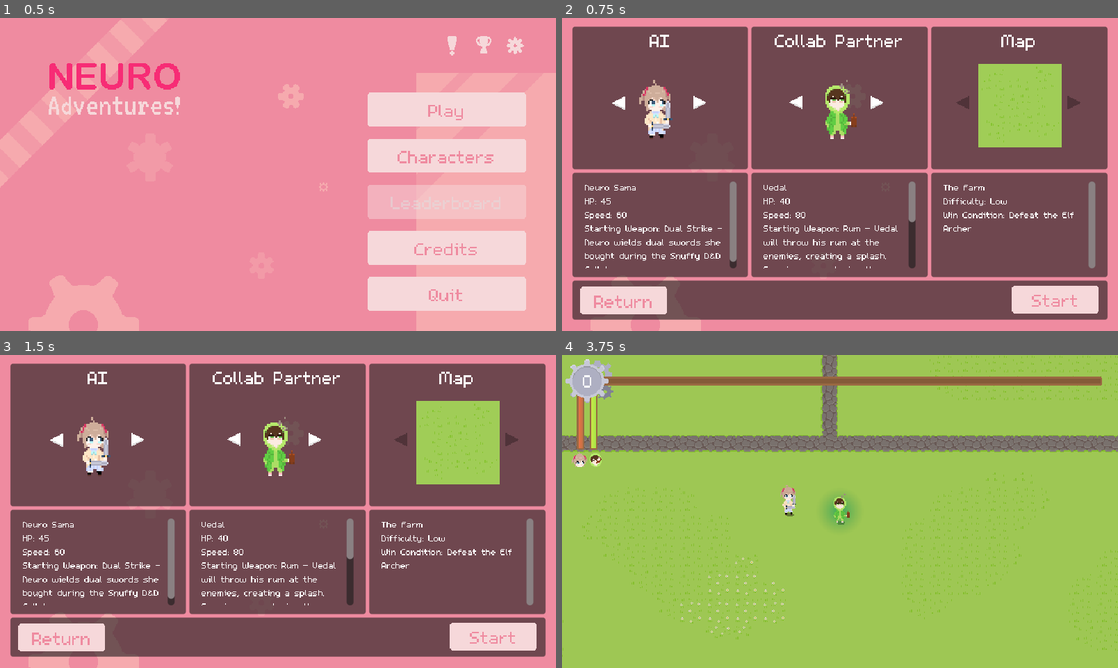
Above: before the commit, frames 1-4 (two rows, left to right).
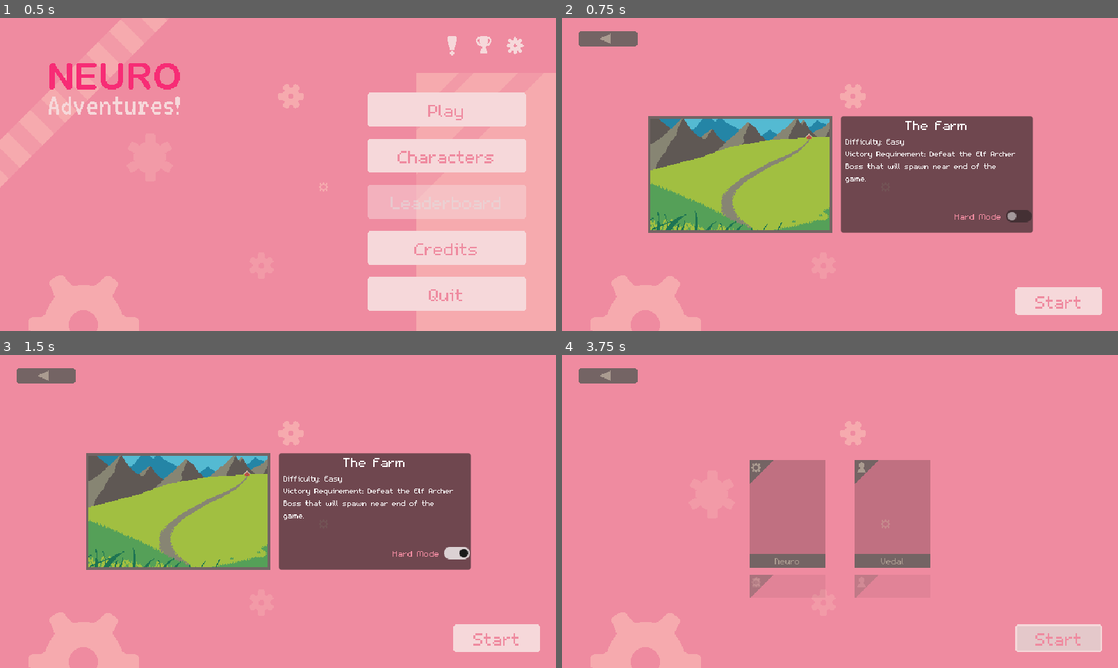
Above: after the commit, the same moments.

Repository: KotgeDev/Neuro-Adventures
Game: Godot game, scene res://scenes/ui/main_menu.tscn
Two runs of this game, one before a commit and one after it. Both use one fixed random seed, a clock stepped at 60 frames per second and the inputs below.
Inputs (mouse positions are in pixels of both pictures, inside the frame that each line leads up to; where the layout moved, square brackets give the same spot in the first picture):
- Up to frame 1 (0.5 s): no input
- Up to frame 2 (0.75 s): click "Play" at 0.5 s
- Up to frame 3 (1.5 s): click (372, 552) at 1.25 s, where only the run after the commit has a clickable "Hard Mode"
- Up to frame 4 (3.75 s): click (612, 376) [623, 636] at 2 s; click "Play" at 2.75 s; click "Start" at 3.5 s

Frame 1 is identical in both runs. In frame 2, 76% of the frame differs, in the area x 1-99%, y 2-97%; in frame 3, 76%; in frame 4, 100%, in the area x 0-100%, y 0-100%.
Error before the commit: Invalid access to property or key 'description' on a base object of type 'Resource (UpgradeResource)'. (res://scripts/upgrades/upgrade_manager.gd:41)

Commit message:
map menu

Diff:
--- a/project.godot
+++ b/project.godot
@@ -84,6 +84,12 @@
 "events": [Object(InputEventKey,"resource_local_to_scene":false,"resource_name":"","device":-1,"window_id":0,"alt_pressed":false,"shift_pressed":false,"ctrl_pressed":false,"meta_pressed":false,"pressed":false,"keycode":0,"physical_keycode":32,"key_label":0,"unicode":32,"echo":false,"script":null)
 ]
 }
+mouse_scroll={
+"deadzone": 0.5,
+"events": [Object(InputEventMouseButton,"resource_local_to_scene":false,"resource_name":"","device":-1,"window_id":0,"alt_pressed":false,"shift_pressed":false,"ctrl_pressed":false,"meta_pressed":false,"button_mask":0,"position":Vector2(0, 0),"global_position":Vector2(0, 0),"factor":1.0,"button_index":4,"canceled":false,"pressed":false,"double_click":false,"script":null)
+, Object(InputEventMouseButton,"resource_local_to_scene":false,"resource_name":"","device":-1,"window_id":0,"alt_pressed":false,"shift_pressed":false,"ctrl_pressed":false,"meta_pressed":false,"button_mask":16,"position":Vector2(127, 27),"global_position":Vector2(131, 68),"factor":1.0,"button_index":5,"canceled":false,"pressed":true,"double_click":false,"script":null)
+]
+}
 
 [layer_names]
 
--- a/scenes/ui/hud.tscn
+++ b/scenes/ui/hud.tscn
@@ -10,6 +10,8 @@
 [ext_resource type="Texture2D" uid="uid://bbm64wjax8o6h" path="res://assets/ui/exp_bar.png" id="7_0d2lw"]
 [ext_resource type="Texture2D" uid="uid://d2g70s3s7rt7t" path="res://assets/upgrades/upgrade_icon_placeholder.png" id="10_bqirj"]
 [ext_resource type="Script" path="res://scripts/ui/choice_ui_animation.gd" id="10_ki084"]
+[ext_resource type="StyleBox" uid="uid://bspcvalmxg40p" path="res://assets/themes/upgrade.tres" id="11_tdhkg"]
+[ext_resource type="StyleBox" uid="uid://dwibpkoqk5pkl" path="res://assets/themes/upgrade_hover.tres" id="12_4x88v"]
 [ext_resource type="Material" uid="uid://csxlxcwxw3h3v" path="res://assets/shaders/rainbow.tres" id="12_x3twt"]
 [ext_resource type="PackedScene" uid="uid://b6j6utnkndtjo" path="res://scenes/options/options_menu.tscn" id="13_dfp21"]
 [ext_resource type="PackedScene" uid="uid://d2avq1nqugasc" path="res://scenes/achievements/victory_achievements_display.tscn" id="15_hw7wa"]
@@ -261,6 +263,17 @@
 offset_right = 492.0
 offset_bottom = 140.0
 
+[node name="Button" type="Button" parent="UpgradeChoicePanel"]
+layout_mode = 1
+anchors_preset = 15
+anchor_right = 1.0
+anchor_bottom = 1.0
+grow_horizontal = 2
+grow_vertical = 2
+theme_override_styles/normal = ExtResource("11_tdhkg")
+theme_override_styles/hover = ExtResource("12_4x88v")
+theme_override_styles/pressed = ExtResource("12_4x88v")
+
 [node name="VBoxContainer" type="VBoxContainer" parent="UpgradeChoicePanel"]
 custom_minimum_size = Vector2(0, 65)
 layout_mode = 1
@@ -322,4 +335,5 @@
 [connection signal="pressed" from="EndGame/MenuContainer/RetryButton" to="." method="_on_retry_button_pressed"]
 [connection signal="pressed" from="EndGame/MenuContainer/OptionsButton" to="." method="_on_options_button_pressed"]
 [connection signal="pressed" from="EndGame/MenuContainer/MenuButton" to="." method="_on_menu_button_pressed"]
+[connection signal="close_panel" from="OptionsMenu" to="." method="_on_options_menu_close_panel"]
 [connection signal="close_victory_achievement_screen" from="VictoryAchievementsDisplay" to="." method="display_game_won"]
--- /dev/null
+++ b/scenes/ui/map_menu.tscn
@@ -0,0 +1,110 @@
+[gd_scene load_steps=7 format=3 uid="uid://cyka31c6tse6d"]
+
+[ext_resource type="Script" path="res://scripts/ui/map_menu.gd" id="1_gsd8f"]
+[ext_resource type="Texture2D" uid="uid://cwiayaenixuu8" path="res://assets/ui/main_bg_no_title.png" id="2_mm16a"]
+[ext_resource type="Texture2D" uid="uid://ga46dvu7yy8j" path="res://assets/ui/the_farm_illustration.png" id="3_qqp0j"]
+[ext_resource type="Texture2D" uid="uid://cu3q3j6prph2l" path="res://assets/ui/map_frame.png" id="4_lm4v1"]
+[ext_resource type="PackedScene" uid="uid://bqppr7oknbtc6" path="res://scenes/ui/return_button.tscn" id="5_m5vgo"]
+[ext_resource type="Script" path="res://scripts/ui/button_with_sfx.gd" id="6_is5ss"]
+
+[node name="map_menu" type="Control"]
+layout_mode = 3
+anchors_preset = 15
+anchor_right = 1.0
+anchor_bottom = 1.0
+grow_horizontal = 2
+grow_vertical = 2
+script = ExtResource("1_gsd8f")
+
+[node name="TextureRect" type="TextureRect" parent="."]
+offset_right = 40.0
+offset_bottom = 40.0
+texture = ExtResource("2_mm16a")
+
+[node name="HBoxContainer" type="HBoxContainer" parent="."]
+layout_mode = 1
+anchors_preset = 8
+anchor_left = 0.5
+anchor_top = 0.5
+anchor_right = 0.5
+anchor_bottom = 0.5
+offset_left = -221.5
+offset_top = -67.0
+offset_right = 221.5
+offset_bottom = 67.0
+grow_horizontal = 2
+grow_vertical = 2
+theme_override_constants/separation = 10
+
+[node name="MapTextures" type="CenterContainer" parent="HBoxContainer"]
+layout_mode = 2
+
+[node name="Illustration" type="TextureRect" parent="HBoxContainer/MapTextures"]
+layout_mode = 2
+texture = ExtResource("3_qqp0j")
+
+[node name="Frame" type="TextureRect" parent="HBoxContainer/MapTextures"]
+layout_mode = 2
+texture = ExtResource("4_lm4v1")
+
+[node name="Panel" type="Panel" parent="HBoxContainer"]
+layout_mode = 2
+size_flags_horizontal = 3
+
+[node name="VBoxContainer" type="VBoxContainer" parent="HBoxContainer/Panel"]
+layout_mode = 1
+anchors_preset = 15
+anchor_right = 1.0
+anchor_bottom = 1.0
+grow_horizontal = 2
+grow_vertical = 2
+
+[node name="NameLabel" type="Label" parent="HBoxContainer/Panel/VBoxContainer"]
+layout_mode = 2
+theme_override_font_sizes/font_size = 24
+text = "The Farm"
+horizontal_alignment = 1
+
+[node name="HBoxContainer" type="HBoxContainer" parent="HBoxContainer/Panel/VBoxContainer"]
+layout_mode = 2
+size_flags_vertical = 3
+theme_override_constants/separation = 5
+
+[node name="Padding" type="Control" parent="HBoxContainer/Panel/VBoxContainer/HBoxContainer"]
+layout_mode = 2
+
+[node name="DescriptionLabel" type="Label" parent="HBoxContainer/Panel/VBoxContainer/HBoxContainer"]
+custom_minimum_size = Vector2(205, 0)
+layout_mode = 2
+size_flags_vertical = 3
+theme_override_font_sizes/font_size = 14
+text = "Difficulty: Easy
+Victory Requirement: Defeat the Elf Archer Boss that will spawn near end of the game. "
+autowrap_mode = 2
+
+[node name="CheckButton" type="CheckButton" parent="HBoxContainer/Panel/VBoxContainer"]
+layout_mode = 2
+theme_override_font_sizes/font_size = 16
+text = "Hard Mode"
+alignment = 2
+
+[node name="HBoxContainer2" type="HBoxContainer" parent="HBoxContainer/Panel/VBoxContainer"]
+layout_mode = 2
+
+[node name="Padding" type="Control" parent="HBoxContainer/Panel/VBoxContainer"]
+layout_mode = 2
+
+[node name="ReturnButton" parent="." instance=ExtResource("5_m5vgo")]
+layout_mode = 0
+
+[node name="StartButton" type="Button" parent="."]
+custom_minimum_size = Vector2(100, 0)
+offset_left = 522.0
+offset_top = 310.0
+offset_right = 622.0
+offset_bottom = 342.0
+text = "Start"
+script = ExtResource("6_is5ss")
+
+[connection signal="pressed" from="ReturnButton" to="." method="_on_return_button_pressed"]
+[connection signal="pressed" from="StartButton" to="." method="_on_start_button_pressed"]
--- a/scenes/ui/team_menu.tscn
+++ b/scenes/ui/team_menu.tscn
@@ -1,8 +1,9 @@
-[gd_scene load_steps=6 format=3 uid="uid://4sklglum0d7k"]
+[gd_scene load_steps=7 format=3 uid="uid://4sklglum0d7k"]
 
 [ext_resource type="Script" path="res://scripts/ui/team_menu.gd" id="1_plgsp"]
 [ext_resource type="Texture2D" uid="uid://cwiayaenixuu8" path="res://assets/ui/main_bg_no_title.png" id="1_wqvdl"]
 [ext_resource type="PackedScene" uid="uid://dfyl0awq8jom5" path="res://scenes/ui/character_card.tscn" id="2_xv8y2"]
+[ext_resource type="Script" path="res://scripts/ui/team_character_scroll.gd" id="3_i8ldd"]
 [ext_resource type="Script" path="res://scripts/ui/button_with_sfx.gd" id="4_x68nq"]
 [ext_resource type="PackedScene" uid="uid://bqppr7oknbtc6" path="res://scenes/ui/return_button.tscn" id="5_v1wuu"]
 
@@ -37,11 +38,13 @@
 grow_vertical = 2
 theme_override_constants/separation = 30
 
-[node name="ScrollContainerAI" type="ScrollContainer" parent="HBoxContainer"]
+[node name="ScrollContainerAI" type="ScrollContainer" parent="HBoxContainer" node_paths=PackedStringArray("selected_card")]
 layout_mode = 2
 size_flags_horizontal = 3
 horizontal_scroll_mode = 0
 vertical_scroll_mode = 3
+script = ExtResource("3_i8ldd")
+selected_card = NodePath("VBoxContainer/NeuroCard")
 
 [node name="VBoxContainer" type="VBoxContainer" parent="HBoxContainer/ScrollContainerAI"]
 layout_mode = 2
@@ -52,20 +55,27 @@
 custom_minimum_size = Vector2(0, 34)
 layout_mode = 2
 
-[node name="CharacterCard" parent="HBoxContainer/ScrollContainerAI/VBoxContainer" instance=ExtResource("2_xv8y2")]
+[node name="NeuroCard" parent="HBoxContainer/ScrollContainerAI/VBoxContainer" instance=ExtResource("2_xv8y2")]
 layout_mode = 2
 
-[node name="CharacterCard2" parent="HBoxContainer/ScrollContainerAI/VBoxContainer" instance=ExtResource("2_xv8y2")]
+[node name="EvilCard" parent="HBoxContainer/ScrollContainerAI/VBoxContainer" instance=ExtResource("2_xv8y2")]
 layout_mode = 2
+character = 1
+id = 1
 
 [node name="Pad2" type="Control" parent="HBoxContainer/ScrollContainerAI/VBoxContainer"]
 custom_minimum_size = Vector2(0, 34)
 layout_mode = 2
 
-[node name="ScrollContainerCollab" type="ScrollContainer" parent="HBoxContainer"]
+[node name="Timer" type="Timer" parent="HBoxContainer/ScrollContainerAI"]
+
+[node name="ScrollContainerCollab" type="ScrollContainer" parent="HBoxContainer" node_paths=PackedStringArray("selected_card")]
 layout_mode = 2
 size_flags_horizontal = 3
 vertical_scroll_mode = 3
+script = ExtResource("3_i8ldd")
+selected_card = NodePath("VBoxContainer/VedalCard")
+ai_scroll = false
 
 [node name="VBoxContainer" type="VBoxContainer" parent="HBoxContainer/ScrollContainerCollab"]
 layout_mode = 2
@@ -76,15 +86,20 @@
 custom_minimum_size = Vector2(0, 34)
 layout_mode = 2
 
-[node name="CharacterCard" parent="HBoxContainer/ScrollContainerCollab/VBoxContainer" instance=ExtResource("2_xv8y2")]
+[node name="VedalCard" parent="HBoxContainer/ScrollContainerCollab/VBoxContainer" instance=ExtResource("2_xv8y2")]
 layout_mode = 2
+character = 2
 
-[node name="CharacterCard2" parent="HBoxContainer/ScrollContainerCollab/VBoxContainer" instance=ExtResource("2_xv8y2")]
+[node name="AnnyCard" parent="HBoxContainer/ScrollContainerCollab/VBoxContainer" instance=ExtResource("2_xv8y2")]
 layout_mode = 2
+character = 3
+id = 1
 
 [node name="Pad2" type="Control" parent="HBoxContainer/ScrollContainerCollab/VBoxContainer"]
 custom_minimum_size = Vector2(0, 34)
 layout_mode = 2
+
+[node name="Timer" type="Timer" parent="HBoxContainer/ScrollContainerCollab"]
 
 [node name="StartButton" type="Button" parent="."]
 custom_minimum_size = Vector2(100, 0)
@@ -98,3 +113,6 @@
 
 [node name="ReturnButton" parent="." instance=ExtResource("5_v1wuu")]
 layout_mode = 0
+
+[connection signal="pressed" from="StartButton" to="." method="_on_start_button_pressed"]
+[connection signal="pressed" from="ReturnButton" to="." method="_on_return_button_pressed"]
--- a/scripts/ui/character_card.gd
+++ b/scripts/ui/character_card.gd
@@ -1,8 +1,11 @@
 extends Control
+class_name CharacterCard
 
 signal selected(char: Globals.CharacterChoice)
 
 @export var character: Globals.CharacterChoice
+## For Team Character Scrolling
+@export var id: int
 
 @onready var character_name = %CharacterName
 @onready var ai_texture = %AITexture
--- a/scripts/ui/hud.gd
+++ b/scripts/ui/hud.gd
@@ -306,3 +306,6 @@
 
 func set_fps_counter_state(toggled_on: bool) -> void:
 	fps_counter.visible = toggled_on
+
+func _on_options_menu_close_panel():
+	end_game.visible = true
--- a/scripts/ui/main_menu.gd
+++ b/scripts/ui/main_menu.gd
@@ -21,7 +21,7 @@
 
 #region BUTTONS
 func _on_play_button_pressed():
-	get_tree().change_scene_to_file("res://scenes/ui/character_choice_menu.tscn")
+	get_tree().change_scene_to_file("res://scenes/ui/map_menu.tscn")
 
 func _on_characters_button_pressed():
 	get_tree().change_scene_to_file("res://scenes/ui/characters_menu.tscn")
--- /dev/null
+++ b/scripts/ui/map_menu.gd
@@ -0,0 +1,8 @@
+extends Control
+
+
+func _on_return_button_pressed():
+	get_tree().change_scene_to_file("res://scenes/ui/main_menu.tscn")
+
+func _on_start_button_pressed():
+	get_tree().change_scene_to_file("res://scenes/ui/team_menu.tscn")
--- /dev/null
+++ b/scripts/ui/team_character_scroll.gd
@@ -0,0 +1,100 @@
+extends ScrollContainer
+
+const SCREEN_HALF_Y = 180
+const SCREEN_HALF_X = 320
+const CARD_LENGTH = 132
+
+@onready var v_container = $VBoxContainer
+@onready var timer = $Timer
+
+@export var selected_card: CharacterCard
+@export var ai_scroll := true
+
+var scrolling := false
+var timer_on := false
+
+func _ready() -> void:
+	timer.wait_time = 0.2
+	timer.timeout.connect(_on_timer_timeout)
+
+	await get_tree().process_frame
+	set_default()
+
+func _process(delta) -> void:
+	if ai_scroll and get_global_mouse_position().x >= SCREEN_HALF_X:
+		return
+	if not ai_scroll and get_global_mouse_position().x <= SCREEN_HALF_X:
+		return
+
+	if Input.is_action_just_pressed("mouse_scroll") and not scrolling:
+		scrolling = true
+		on_scroll_started()
+	elif not Input.is_action_just_pressed("mouse_scroll") and scrolling and not timer_on:
+		timer_on = true
+		timer.start()
+	elif Input.is_action_just_pressed("mouse_scroll") and scrolling and timer_on:
+		timer_on = false
+		timer.stop()
+
+func _on_timer_timeout() -> void:
+	on_scroll_ended()
+	timer.stop()
+	timer_on = false
+	scrolling = false
+
+func on_scroll_started() -> void:
+	for card in v_container.get_children():
+		if card is CharacterCard:
+			change_card_opacity(card, 1.0)
+
+func on_scroll_ended() -> void:
+	for card in v_container.get_children():
+		if card is CharacterCard and card_highlighted(card):
+			selected_card = card
+			select_card()
+			return
+
+func card_highlighted(card: CharacterCard) -> bool:
+	if card.global_position.y <= SCREEN_HALF_Y and \
+		SCREEN_HALF_Y <= card.global_position.y + CARD_LENGTH:
+		return true
+	else:
+		return false
+
+func select_card() -> void:
+	if ai_scroll:
+		SavedOptions.settings.ai_selected = selected_card.character
+	else:
+		SavedOptions.settings.collab_partner_selected = selected_card.character
+
+	SavedOptions.save_settings.emit()
+
+	for card in v_container.get_children():
+		if card is CharacterCard and card.character != selected_card.character:
+			change_card_opacity(card, 0.3)
+	change_card_opacity(selected_card, 1.0)
+
+	var tween = get_tree().create_tween()
+	tween.tween_property(self, "scroll_vertical", selected_card.id * CARD_LENGTH , 0.3)
+
+func set_default() -> void:
+	if ai_scroll:
+		for card in v_container.get_children():
+			if card is CharacterCard and card.character == SavedOptions.settings.ai_selected:
+				selected_card = card
+				break
+	else:
+		for card in v_container.get_children():
+			if card is CharacterCard and card.character == SavedOptions.settings.collab_partner_selected:
+				selected_card = card
+				break
+
+	for card in v_container.get_children():
+		if card is CharacterCard and card.character != selected_card.character:
+			card.modulate.a = 0.3
+	selected_card.modulate.a = 1.0
+	scroll_vertical = selected_card.id * CARD_LENGTH
+
+func change_card_opacity(card: CharacterCard, value: float) -> void:
+	var tween = get_tree().create_tween()
+	tween.tween_property(card, "modulate:a", value, 0.2)
--- a/scripts/ui/team_menu.gd
+++ b/scripts/ui/team_menu.gd
@@ -1,11 +1,7 @@
 extends Control
 
+func _on_start_button_pressed():
+	get_tree().change_scene_to_file("res://scenes/maps/farm.tscn")
 
-# Called when the node enters the scene tree for the first time.
-func _ready():
-	pass # Replace with function body.
-
-
-# Called every frame. 'delta' is the elapsed time since the previous frame.
-func _process(delta):
-	pass
+func _on_return_button_pressed():
+	get_tree().change_scene_to_file("res://scenes/ui/map_menu.tscn")
--- a/scripts/upgrades/upgrade_manager.gd
+++ b/scripts/upgrades/upgrade_manager.gd
@@ -20,11 +20,11 @@
 	ai_selected = SavedOptions.settings.ai_selected
 	collab_selected = SavedOptions.settings.collab_partner_selected
 
-	add_upgrades_to_pool(CharacterDataManager.character_data[ai_selected])
+	add_upgrades_to_pool(CharacterDataManager.character_data[ai_selected].db)
 	lvl_up(find_upgrade(SavedOptions.default_upgrades[ai_selected][0]))
 	lvl_up(find_upgrade(SavedOptions.default_upgrades[ai_selected][1]))
 
-	add_upgrades_to_pool(CharacterDataManager.character_data[collab_selected])
+	add_upgrades_to_pool(CharacterDataManager.character_data[collab_selected].db)
 	lvl_up(find_upgrade(SavedOptions.default_upgrades[collab_selected][0]))
 	lvl_up(find_upgrade(SavedOptions.default_upgrades[collab_selected][1]))
 
@@ -41,7 +41,7 @@
 		var upgrade_obj = Upgrade.new(
 			upgrade_res.upgrade_name,
 			upgrade_res.icon,
-			upgrade_res.description,
+			upgrade_res.descriptions,
 			upgrade_res.upgrade_type,
 			upgrade_res.max_lvl,
 			0,
Binary file added: assets/ui/map_frame.png
Not shown, added: assets/ui/map_frame.png.import
Binary file added: assets/ui/the_farm_illustration.png
Not shown, added: assets/ui/the_farm_illustration.png.import
Not shown: 1 places in scenes/ui/hud.tscn that only renumber resources
